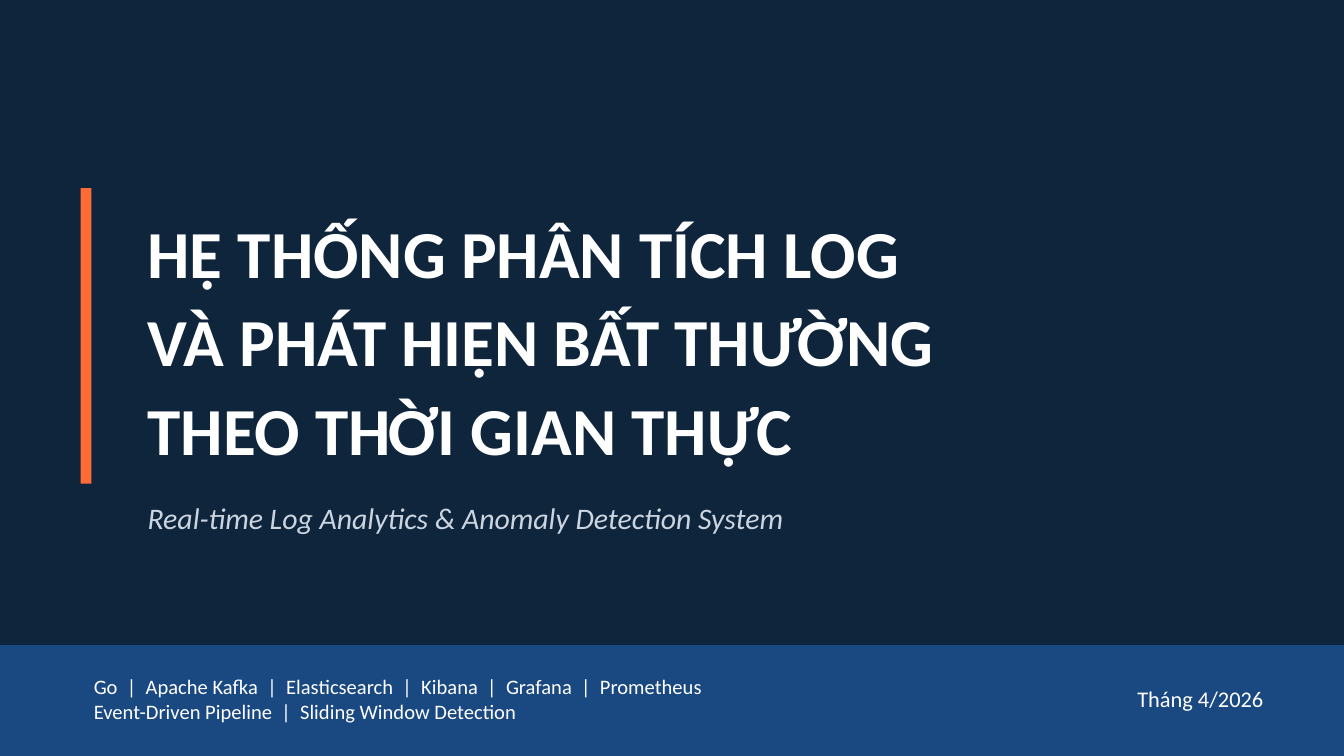
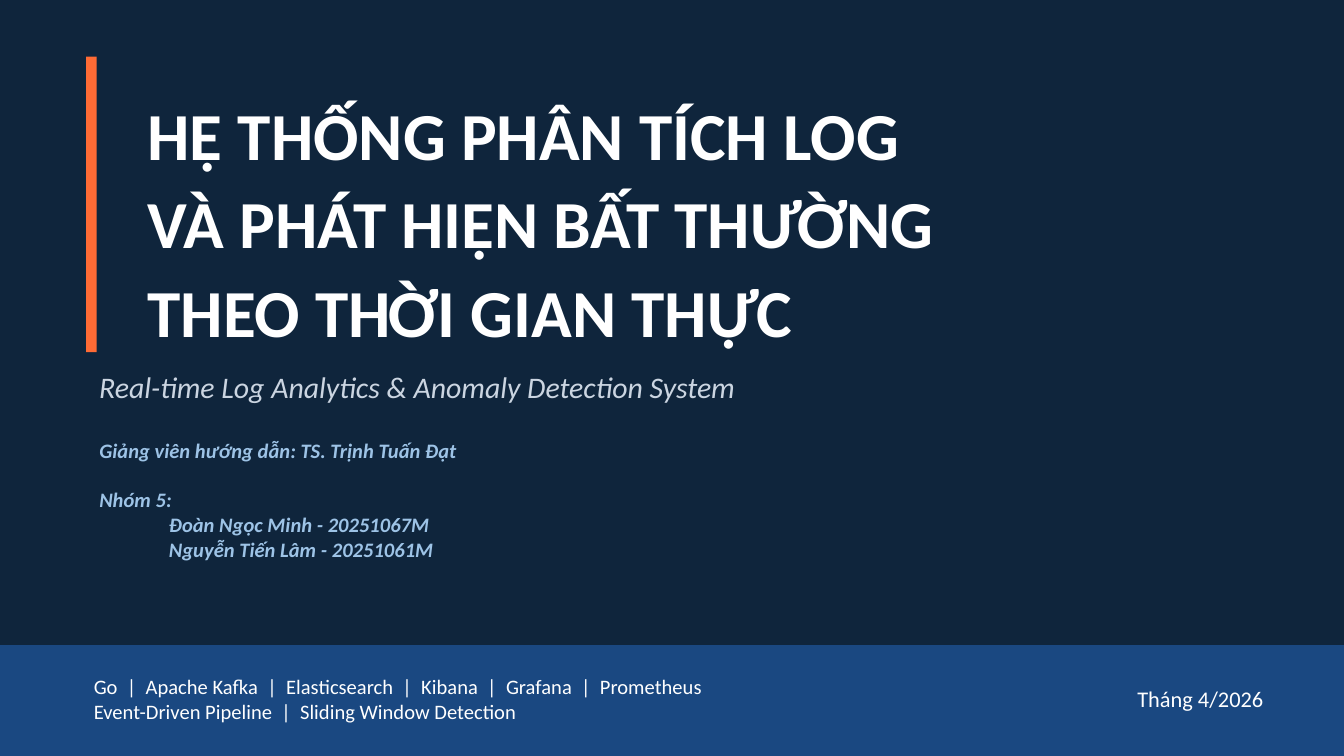
Before and after one commit to tienlamict/log-analytics-and-anomaly-detection, a slide deck: slide 1 of docs/presentation.pptx. Drawn at 1344x756 pixels with LibreOffice and Linux fonts; fonts in the diff are those of the drawing. Boxes give left, top, right and bottom in pixels: in the first picture for what was removed or moved away, otherwise in the second. Text is boxed around its words. In the diff, an @@ line names an element or a change of style, - is before the commit and + after.

Commit message:
up

```diff
--- a/docs/presentation.pptx
+++ b/docs/presentation.pptx
@@ rectangle: place and size @@
-rectangle at box(81, 188, 91, 484)
+rectangle at box(86, 56, 97, 352)
@@ text "HỆ THỐNG PHÂN TÍCH LOG": place and size @@
-text "HỆ THỐNG PHÂN TÍCH LOG" at box(148, 222, 934, 467)
+text "HỆ THỐNG PHÂN TÍCH LOG" at box(148, 104, 934, 349)
@@ text "Real-time Log Analytics & Anomaly ...": place and size @@
-text "Real-time Log Analytics & Anomaly ..." at box(148, 508, 783, 534)
+text "Real-time Log Analytics & Anomaly ..." at box(99, 377, 735, 403)
@@ text added at box(99, 441, 456, 561), 11 pt, text #9DC3E6, bold, italic @@
+Giảng viên hướng dẫn: TS. Trịnh Tuấn Đạt
+Nhóm 5:
+Đoàn Ngọc Minh - 20251067M
+Nguyễn Tiến Lâm - 20251061M
```
Also in this commit, not shown: 13 other slides changed.
